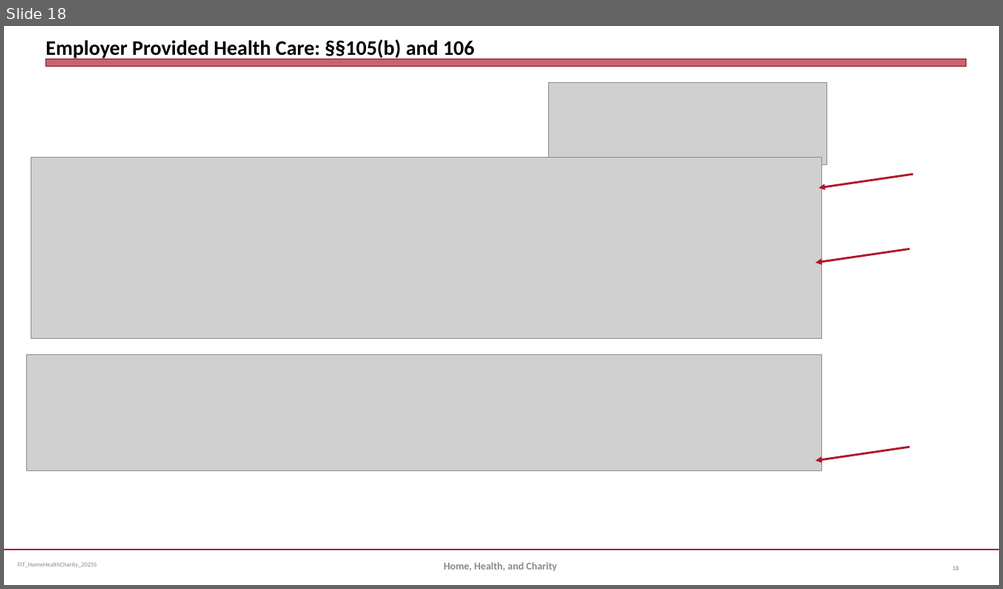
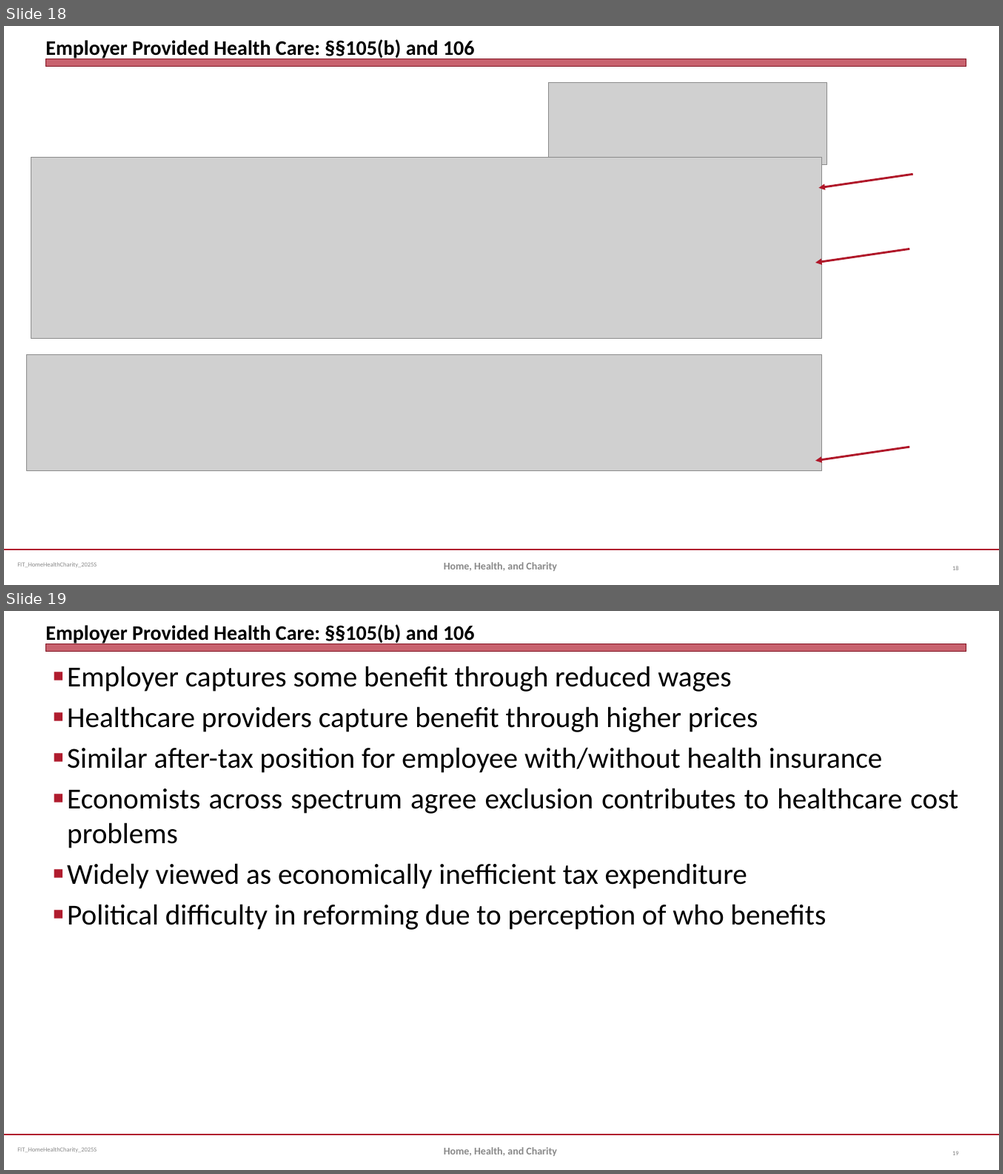
Before and after one commit to jmc877/Fed-Income-Tax, a slide deck: slides/FIT_HomeHealthCharity_2025S.pptx. Shown one above the other, each under a label of ours: slide 18 before the commit, slides 18 and 19 after it. The pictures are 1003x589 and 1003x1174 pixels, drawn with LibreOffice and Linux fonts; fonts in the diff are those of the drawing; grey boxes stand for pictures. Boxes give left, top, right and bottom in pixels: in the first picture for what was removed or moved away, otherwise in the second. Text is boxed around its words. In the diff, an @@ line names an element or a change of style, - is before the commit and + after.

```diff
--- a/slides/FIT_HomeHealthCharity_2025S.pptx
+++ b/slides/FIT_HomeHealthCharity_2025S.pptx
@@ slide 19 added at box(4, 611, 999, 1170), background #FFFFFF; not listed: 3 template elements that a slide beside it also shows @@
@@ title added at box(45, 624, 475, 645), 20 pt, text #000000, bold @@
+Employer Provided Health Care: §§105(b) and 106
@@ text added at box(67, 666, 958, 930), 28 pt, text #000000 @@
+■ Employer captures some benefit through reduced wages
+■ Healthcare providers capture benefit through higher prices
+■ Similar after-tax position for employee with/without health insurance
+■ Economists across spectrum agree exclusion contributes to healthcare cost problems
+■ Widely viewed as economically inefficient tax expenditure
+■ Political difficulty in reforming due to perception of who benefits
@@ text added at box(444, 1147, 557, 1156), 10 pt, text #898989, bold @@
+Home, Health, and Charity
@@ page number added at box(952, 1151, 959, 1156), 6 pt, text #808080 @@
+19
```
